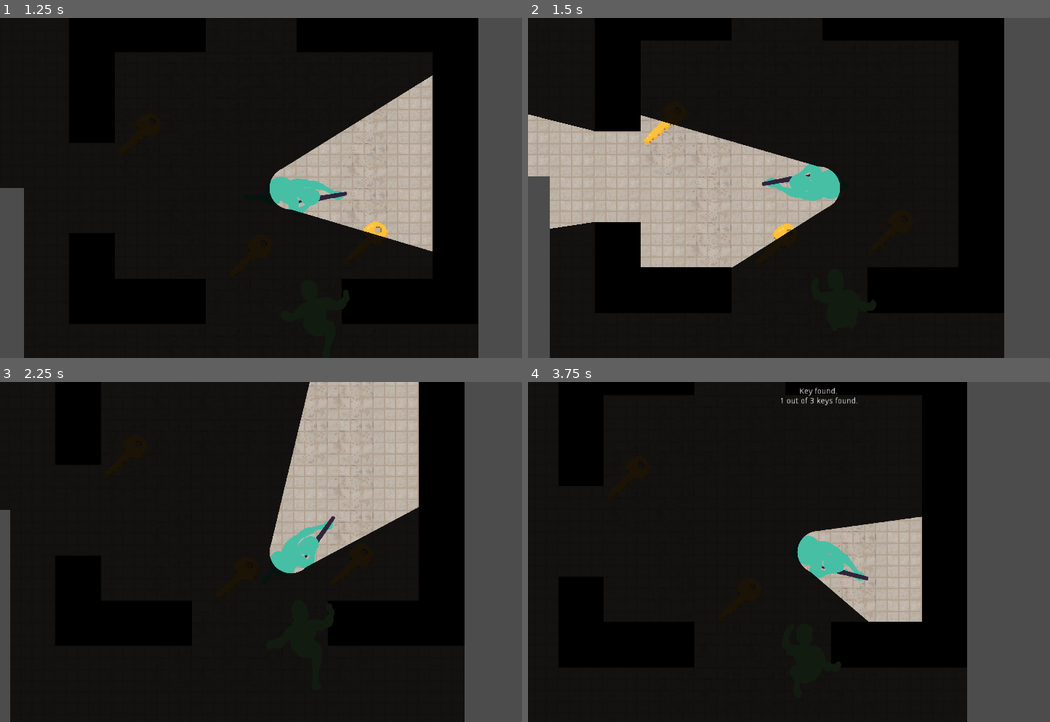
Above: before the commit, frames 1-4 (two rows, left to right).
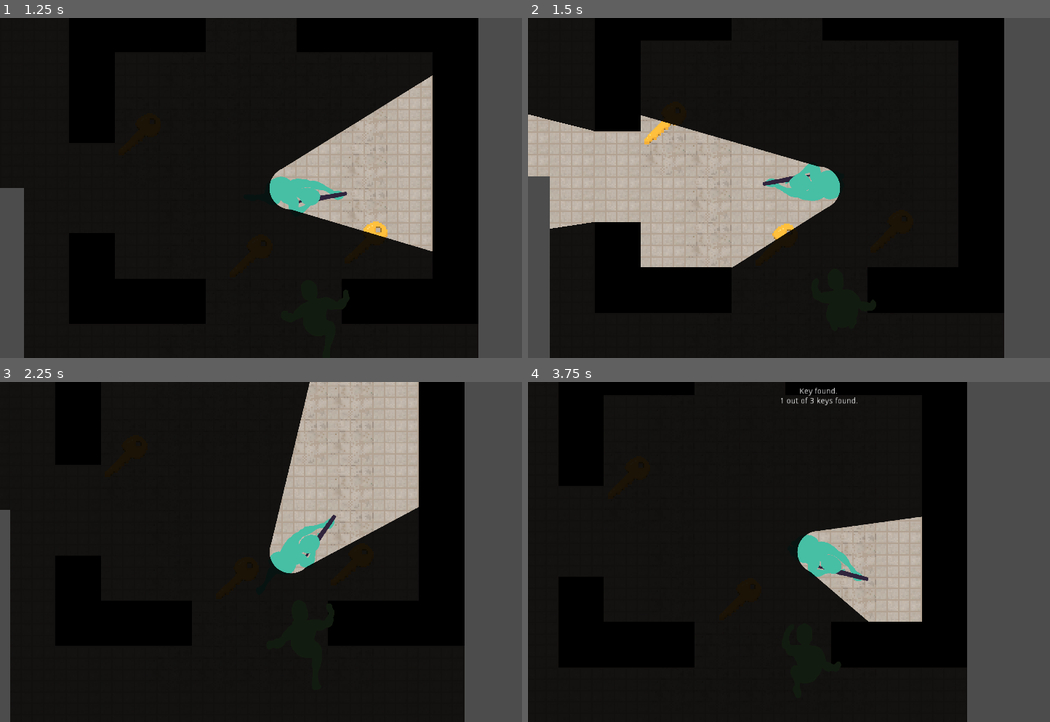
Above: after the commit, the same moments.

Repository: ZeeHatcher/project-vlastos
Game: Godot game, scene res://scenes/main.tscn
Two runs of this game, one before a commit and one after it. Both use one fixed random seed, a clock stepped at 60 frames per second and the inputs below.
Inputs (mouse positions are in pixels of both pictures, inside the frame that each line leads up to):
- Up to frame 1 (1.25 s): tap Enter at 0.5 s; move the mouse to (417, 171) at 0.52 s; press the mouse at (417, 171) at 0.53 s; hold D (right) from 0.53 s (still down)
- Up to frame 2 (1.5 s): move the mouse to (700, 205) at 1.27 s; release D (right) at 1.28 s; release the mouse at (700, 205) at 1.28 s; hold S (down) from 1.28 s (still down); click (700, 205) at 1.35 s
- Up to frame 3 (2.25 s): move the mouse to (349, 477) at 2.02 s; release S (down) at 2.03 s; press the mouse at (349, 477) at 2.03 s; hold D (right) from 2.03 s (still down)
- Up to frame 4 (3.75 s): move the mouse to (789, 620) at 2.77 s; release D (right) at 2.78 s; release the mouse at (789, 620) at 2.78 s; hold W (up) 2.78-3.53 s; click (789, 620) at 2.85 s; move the mouse to (992, 603) at 3.52 s; press the mouse at (992, 603) at 3.53 s; hold A (left) from 3.53 s (still down)

Frame 1 is identical in both runs. In frame 2, less than 0.1% of the frame differs, in the area x 44-60%, y 42-54%; in frame 3, 0.1%; in frame 4, 0.2%, in the area x 52-66%, y 44-59%.

Commit message:
slow down player animation when walking backwards

Diff:
--- a/entities/player/player.gd
+++ b/entities/player/player.gd
@@ -50,7 +50,11 @@
 
 func _handle_movement():
 	var dot = _velocity.normalized().dot(_facing)
-	var sp = speed if dot > 0 else speed * slowness_multiplier
+	var facing_forwards = dot > 0
+
+	var sp = speed if facing_forwards else speed * slowness_multiplier
+
+	_sprite.speed_scale = 1 if facing_forwards else slowness_multiplier
 
 	_velocity = _velocity.normalized() * sp
 	_velocity = move_and_slide(_velocity)
